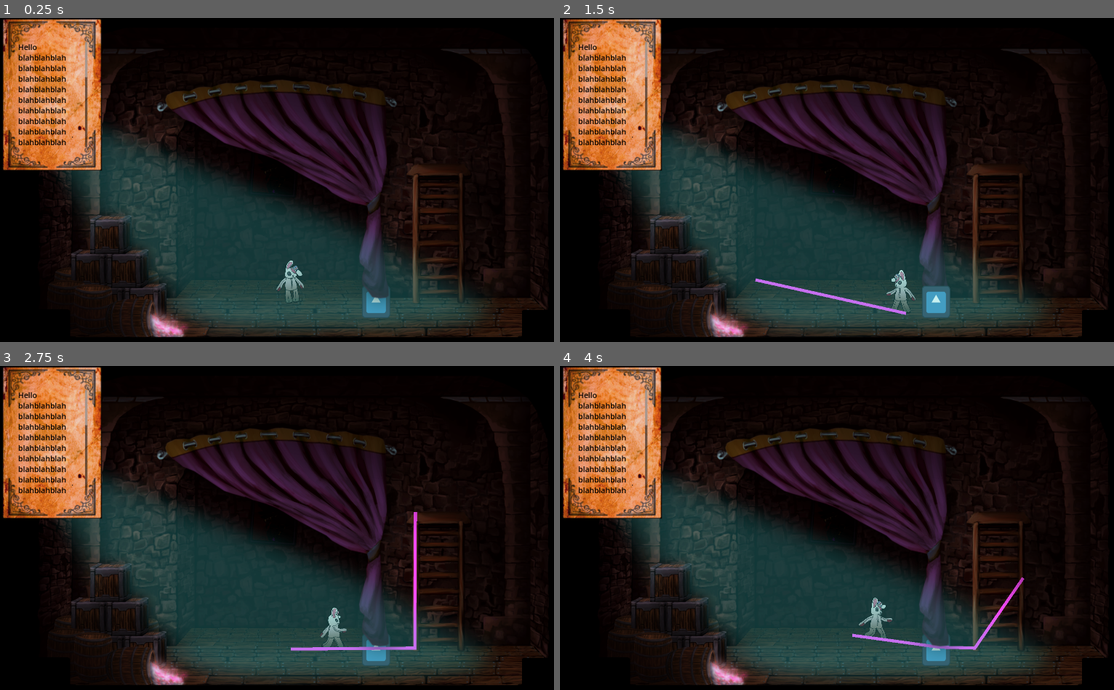
Above: before the commit, frames 1-4 (two rows, left to right).
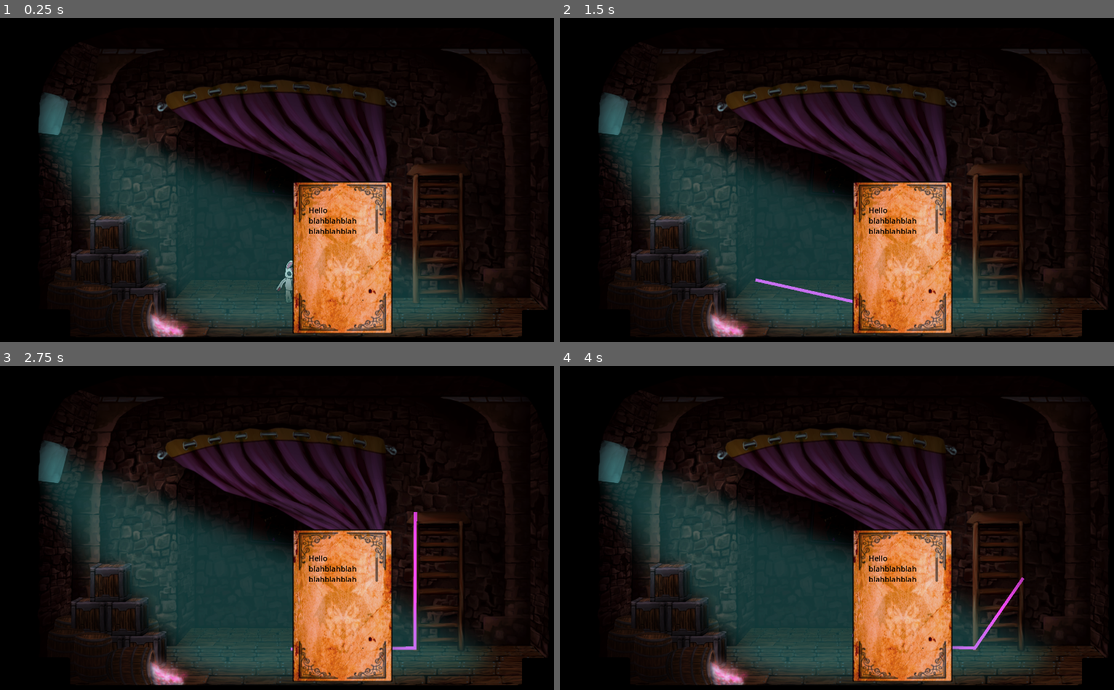
Above: after the commit, the same moments.

Repository: syjkim0125/godot-tutorial
Game: Godot game, scene res://Scenes/main.tscn
Two runs of this game, one before a commit and one after it. Both use one fixed random seed, a clock stepped at 60 frames per second and the inputs below. The engine's default icon, where the game draws it, is replaced by a stand-in: a white triangle on a blue panel in a dark square.
Inputs (mouse positions are in pixels of both pictures, inside the frame that each line leads up to):
- Up to frame 1 (0.25 s): no input
- Up to frame 2 (1.5 s): tap Enter at 0.5 s; move the mouse to (936, 303) at 0.52 s; click (936, 303) at 0.67 s; move the mouse to (731, 196) at 1.27 s; click (731, 196) at 1.42 s
- Up to frame 3 (2.75 s): move the mouse to (349, 456) at 2.02 s; click (349, 456) at 2.17 s
- Up to frame 4 (4 s): move the mouse to (820, 592) at 2.77 s; click (820, 592) at 2.92 s; move the mouse to (1025, 576) at 3.52 s; click (1025, 576) at 3.67 s

The runs differ from the first frame. In frame 1, 17% of the frame differs, in the area x 0-71%, y 0-98%; in frame 2, 17%; in frame 3, 17%; in frame 4, 17%.

Commit message:
infocard fix

Diff:
--- a/Scenes/Ui.tscn
+++ b/Scenes/Ui.tscn
@@ -138,17 +138,12 @@
 subpixel_positioning = 0
 
 [node name="Ui" type="CanvasLayer"]
+follow_viewport_enabled = true
 
 [node name="InfoCard" type="Control" parent="."]
 layout_mode = 3
-anchor_left = 0.5
-anchor_top = 0.5
-anchor_right = 0.5
-anchor_bottom = 0.5
-offset_left = -960.0
-offset_top = -540.0
-offset_right = -920.0
-offset_bottom = -500.0
+anchors_preset = 0
+size_flags_horizontal = 4
 script = ExtResource("1_38liy")
 
 [node name="AnimatedSprite2D" type="AnimatedSprite2D" parent="InfoCard"]
@@ -161,13 +156,10 @@
 [node name="RichTextLabel" type="RichTextLabel" parent="InfoCard"]
 layout_mode = 1
 anchors_preset = -1
-anchor_left = 4.362
-anchor_top = 6.337
-anchor_right = 4.362
 anchor_bottom = 6.337
-offset_left = -114.48
-offset_top = -174.48
-offset_right = 114.52
+offset_left = 60.0
+offset_top = 79.0
+offset_right = 289.0
 offset_bottom = 174.52
 theme_override_colors/default_color = Color(0, 0, 0, 1)
 theme_override_fonts/normal_font = SubResource("SystemFont_3mdur")
--- a/Scenes/player.tscn
+++ b/Scenes/player.tscn
@@ -30,8 +30,10 @@
 [ext_resource type="Texture2D" uid="uid://cw57otvveo5yf" path="res://Art/Player/Climb_Animation/player_climb0013.png" id="15_d83p1"]
 [ext_resource type="Texture2D" uid="uid://xhtrtaoffc0t" path="res://Art/Player/Move_Animation/player_move0012.png" id="15_mli8n"]
 [ext_resource type="Texture2D" uid="uid://cdt5u4koy6dsu" path="res://Art/Player/Move_Animation/player_move0013.png" id="16_eg756"]
+[ext_resource type="Texture2D" uid="uid://qvyttspdvds4" path="res://Art/Player/Interact_Animation/player_info_interaction_down.png" id="17_7505r"]
 [ext_resource type="Texture2D" uid="uid://dyn104g2r23ae" path="res://Art/Player/Interact_Animation/player_interact_simple.png" id="17_awxo8"]
 [ext_resource type="Texture2D" uid="uid://b2b0u7hrnni2b" path="res://Art/Player/Move_Animation/player_move0014.png" id="17_b33j5"]
+[ext_resource type="Texture2D" uid="uid://j6fhcwi1glfs" path="res://Art/Player/Interact_Animation/player_info_interaction_up.png" id="18_ld3jh"]
 [ext_resource type="Texture2D" uid="uid://bwxs8qjpy084h" path="res://Art/Player/Move_Animation/player_move0015.png" id="18_rritf"]
 
 [sub_resource type="SpriteFrames" id="SpriteFrames_l11ef"]
@@ -97,6 +99,22 @@
 }],
 "loop": true,
 "name": &"idle",
+"speed": 5.0
+}, {
+"frames": [{
+"duration": 1.0,
+"texture": ExtResource("17_7505r")
+}],
+"loop": true,
+"name": &"interact_info_down",
+"speed": 5.0
+}, {
+"frames": [{
+"duration": 1.0,
+"texture": ExtResource("18_ld3jh")
+}],
+"loop": true,
+"name": &"interact_info_up",
 "speed": 5.0
 }, {
 "frames": [{
--- a/Scenes/tutorial_map.tscn
+++ b/Scenes/tutorial_map.tscn
@@ -116,8 +116,8 @@
 "RESET": SubResource("Animation_08fgk")
 }
 
-[sub_resource type="RectangleShape2D" id="RectangleShape2D_2qysh"]
-size = Vector2(95, 67)
+[sub_resource type="CircleShape2D" id="CircleShape2D_fs6qy"]
+radius = 150.0
 
 [node name="WorldEnvironment" type="WorldEnvironment"]
 environment = SubResource("Environment_xxhso")
@@ -194,11 +194,14 @@
 position = Vector2(-32, 52)
 
 [node name="RandomInteraction2" type="CollisionShape2D" parent="InteractionObjects"]
-position = Vector2(-309.5, 423.5)
-shape = SubResource("RectangleShape2D_2qysh")
+z_index = 3
+position = Vector2(-591, 284)
+shape = SubResource("CircleShape2D_fs6qy")
 script = ExtResource("14_aeerp")
+interaction_animation = "interact_info_down"
 
 [node name="Marker2D" type="Marker2D" parent="InteractionObjects/RandomInteraction2"]
+position = Vector2(247, 153)
 
 [connection signal="body_entered" from="ClimbArea" to="." method="_on_climb_area_body_entered"]
 [connection signal="body_exited" from="ClimbArea" to="." method="_on_climb_area_body_exited"]
--- a/Scripts/UI/Info_Card.gd
+++ b/Scripts/UI/Info_Card.gd
@@ -3,6 +3,6 @@
 func toggle(show):
 	print("card interacted!")
 	if(show):
-		self.visible = true
+		$"../InfoCard".visible = true
 	else:
-		self.visible = false
+		$"../InfoCard".visible = false
Not shown: 1 places in Scenes/player.tscn that only renumber resources
